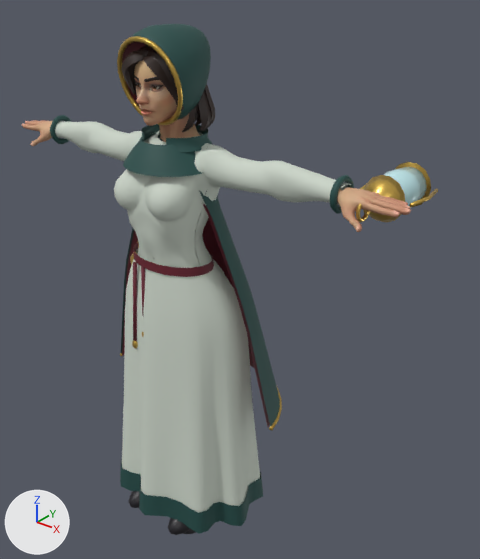
A saved change to the glTF model public/models/tower/sea_lamp_v4.glb.
Camera for both pictures: a 50 mm camera at (1.421, -1.422, 1.935) aimed at (0.111, 0.216, 0.92). The lights are fixed; the arrows at lower left show +X, +Y and +Z. The picture after the commit comes second. Vertices at exactly the same position are counted once.

The first picture shows 'sea_lamp'.
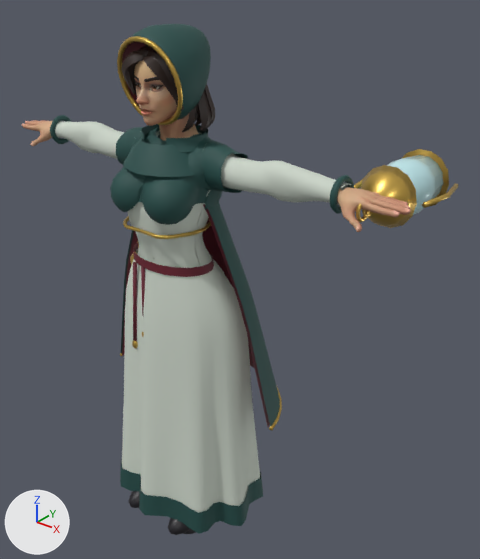
Boxes (x1, y1, x2, y2) around the edits, measured in the pictures (480 x 559 px; the box of a moved part takes in the faces that stretch with it):
'sea_lamp', reshaped
    before: (22, 24, 438, 535)
    after: (22, 24, 458, 535)
part 1 of me_superhero_female, moved or reshaped
    before: (409, 188, 438, 207)
    after: (422, 183, 458, 208)
part 2 of me_superhero_female, moved or reshaped (mostly hidden)
    before: (360, 183, 367, 190)
    after: (354, 179, 363, 189)
part 3 of me_superhero_female, added (yellow)
    after: (401, 149, 449, 207)
part 4 of me_superhero_female, added
    after: (387, 155, 443, 215)
part 5 of me_superhero_female, added
    after: (123, 216, 211, 239)
part 6 of me_superhero_female, built on
    before: (144, 135, 212, 156)
    after: (110, 126, 248, 225)
part 7 of me_superhero_female, moved or reshaped
    before: (364, 162, 431, 223)
    after: (360, 165, 417, 228)

The edits, one by one:
me_superhero_female is used by ob_sea_lamp; location (0.0, 0.0, 0.0).
me_superhero_female had 13660 vertices, 25334 faces and spanned x -0.78..0.78, y -0.21..0.34, z -0.02..1.76.
me_superhero_female now has 14623 vertices, 26998 faces and spans x -0.78..0.79, y -0.21..0.41, z -0.02..1.76.
me_superhero_female part 1: the loose piece of 15 vertices spanning x 0.74..0.76, y 0.14..0.29, z 1.35..1.36 is scaled about its middle by (1.35, 1.33, 1.25), then moved by (0.03, 0.05, 0.0).
me_superhero_female part 2: the loose piece of 15 vertices spanning x 0.57..0.59, y 0.14..0.29, z 1.35..1.36 is scaled about its middle by (1.32, 1.33, 1.25), then moved by (-0.03, 0.05, 0.0).
me_superhero_female part 3: a new loose piece, a 14-sided cut cone along y (radius 0.085 by 0.087 at the low end, 0.051 by 0.053 at the high end) spanning x 0.579..0.748, y 0.368..0.412, z 1.27..1.439, in mat_sea_lamp_gold (yellow #d2ae55).
me_superhero_female part 4: the loose piece of 42 vertices spanning x 0.6..0.72, y 0.14..0.29, z 1.29..1.42 is copied, and the copy is scaled about its middle by (1.34, 1.33, 1.33), then moved by (0.0, 0.05, 0.0); it spans x 0.58..0.74, y 0.16..0.37, z 1.27..1.43.
me_superhero_female part 5: a new loose piece of 198 vertices spanning x -0.14..0.14, y -0.13..0.11, z 1.17..1.18, in mat_sea_lamp_gold (yellow #d2ae55).
me_superhero_female part 6: 6 vertices moved within x -0.1..0.1, y -0.01..0.13, z 1.4..1.44; 765 vertices added at x -0.24..0.24, y -0.15..0.14, z 1.22..1.46.
me_superhero_female part 7: 29 vertices moved from x 0.6..0.73, y 0.04..0.29, z 1.29..1.42 to x 0.58..0.75, y 0.04..0.29, z 1.27..1.44; 188 vertices removed from x 0.6..0.73, y 0.04..0.33, z 1.29..1.42; 118 vertices added at x 0.6..0.72, y 0.03..0.37, z 1.29..1.42.
